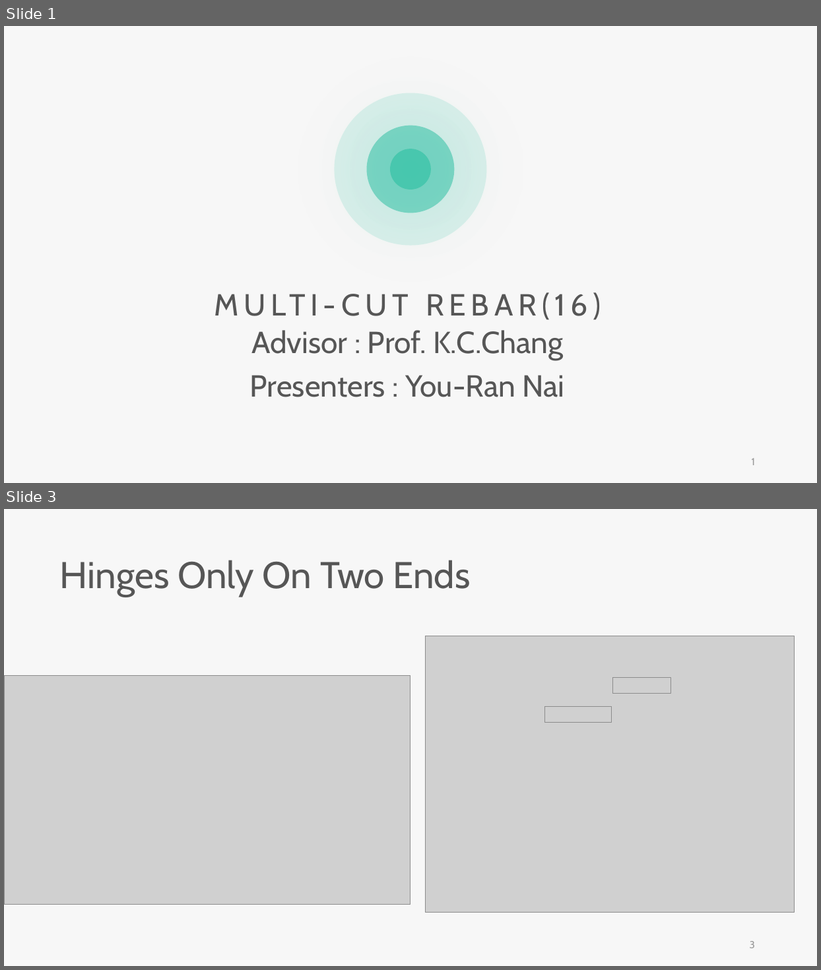
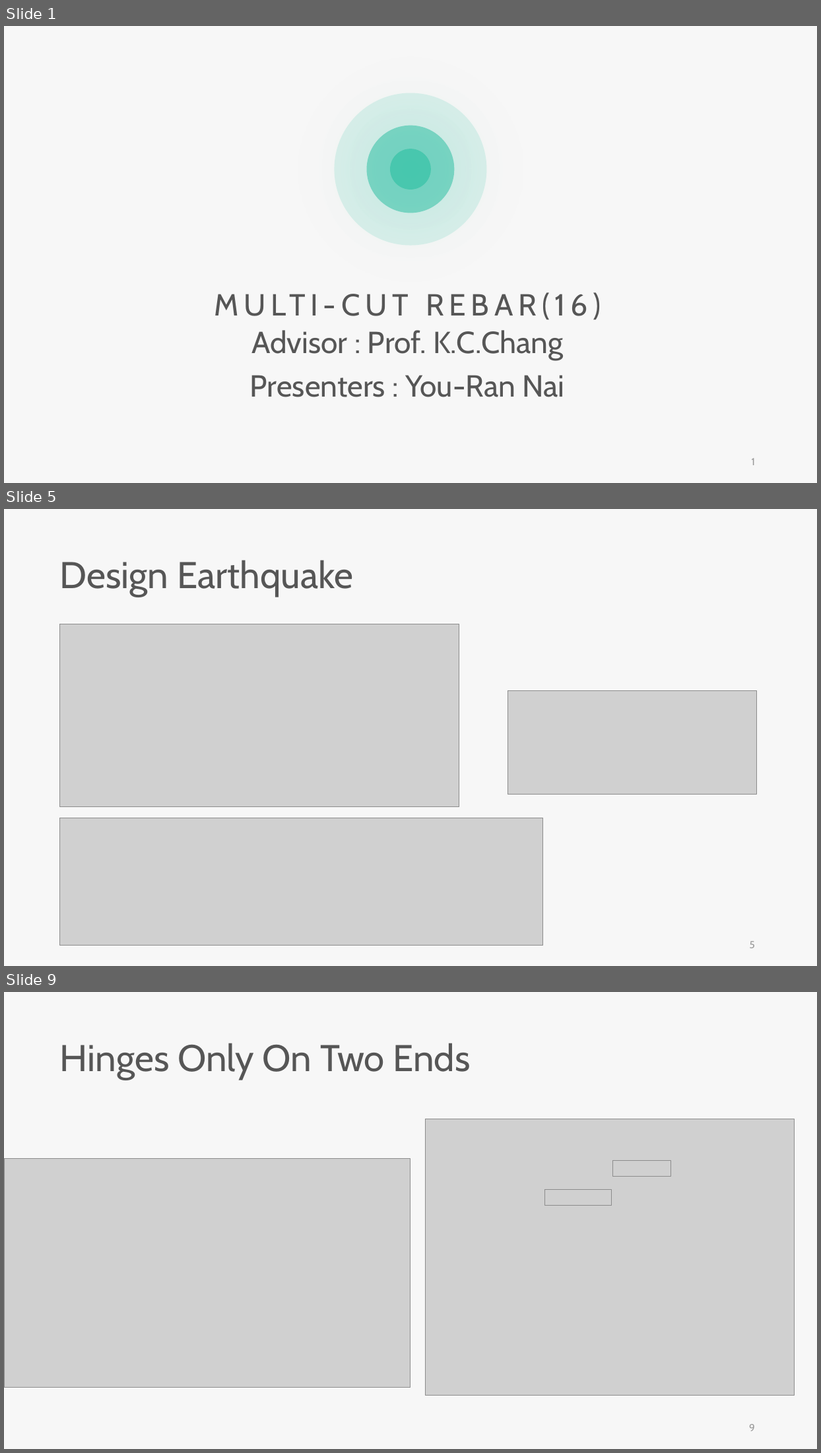
Before and after one commit to skyran1278/thesis, a slide deck: Meeting/20190516 Meeting/20190516 Meeting.pptx. Shown one above the other, each under a label of ours: slides 1 and 3 before the commit, slides 1, 5 and 9 after it; the slides between them are not shown. The pictures are 821x970 and 821x1453 pixels, drawn with LibreOffice and Linux fonts; fonts in the diff are those of the drawing; grey boxes stand for pictures. Boxes give left, top, right and bottom in pixels: in the first picture for what was removed or moved away, otherwise in the second. Text is boxed around its words. In the diff, an @@ line names an element or a change of style, - is before the commit and + after.

```diff
--- a/Meeting/20190516 Meeting/20190516 Meeting.pptx
+++ b/Meeting/20190516 Meeting/20190516 Meeting.pptx
@@ slide 5 added at (x1=4, y1=509, x2=817, y2=966), background #F7F7F7 @@
@@ text added at (x1=60, y1=560, x2=353, y2=597), 44 pt, text #565656 @@
+Design Earthquake
@@ picture added at (x1=60, y1=625, x2=459, y2=807) @@
@@ picture added at (x1=508, y1=691, x2=757, y2=795) @@
@@ picture added at (x1=60, y1=819, x2=543, y2=946) @@
@@ page number added at (x1=750, y1=941, x2=755, y2=949), 12 pt, text #9A9A9A @@
+5
@@ what was slide 3 is now slide 9 @@
@@ page number at (x1=749, y1=1424, x2=755, y2=1432): text changed @@
-3
+9
```
Also in this commit, not shown: 9 slides changed, 9 other slides added, 4 slides removed.
